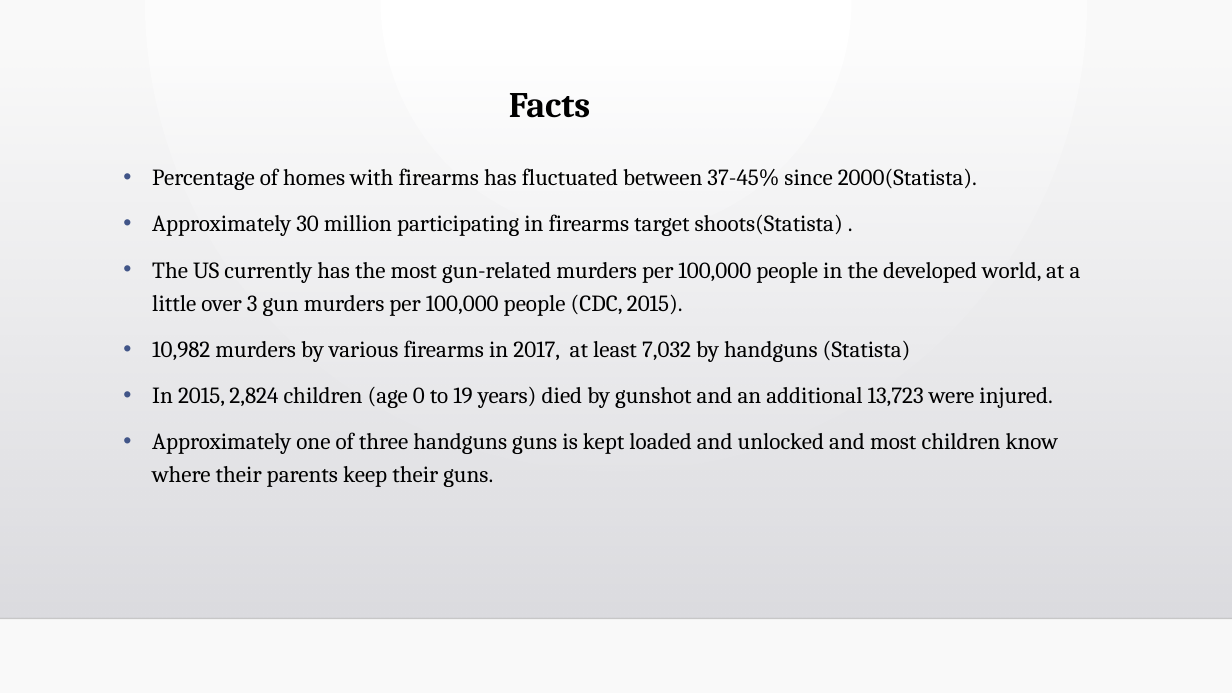
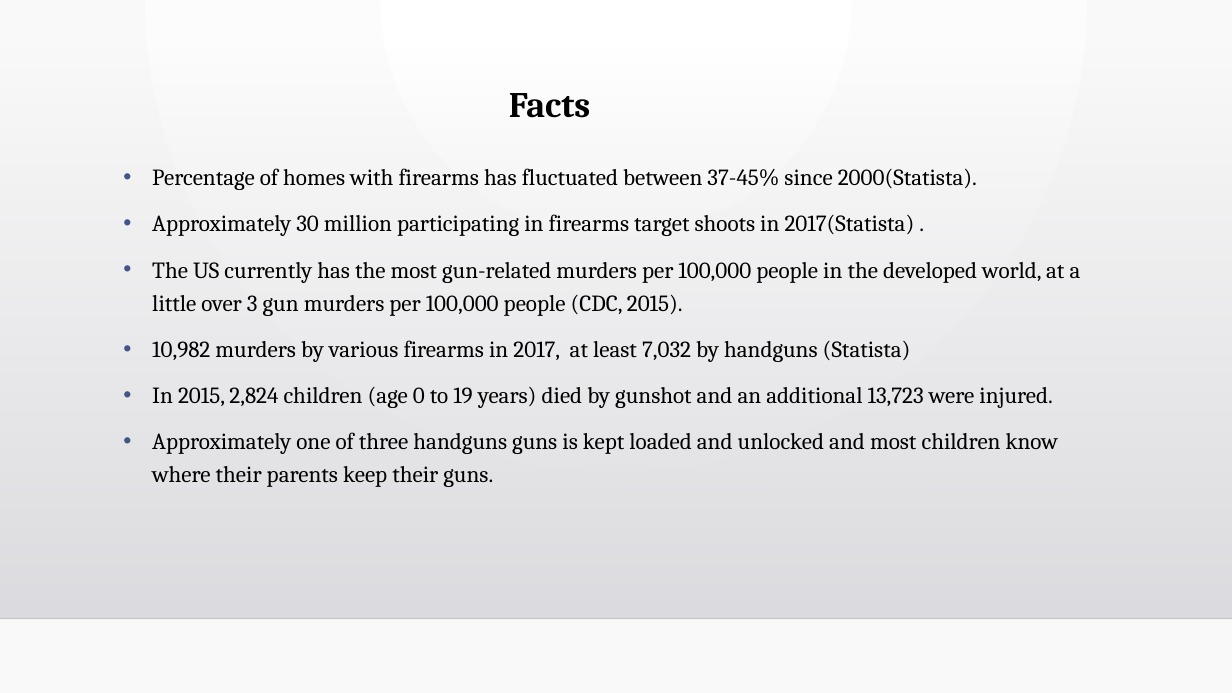
Before and after one commit to vabigdatamover/dream-team, a slide deck: slide 10 of Firearm Registration correlated to state_0725.pptx. Drawn at 1232x693 pixels with LibreOffice and Linux fonts; fonts in the diff are those of the drawing; background and template pictures are left out. Boxes give left, top, right and bottom in pixels: in the first picture for what was removed or moved away, otherwise in the second. Text is boxed around its words. In the diff, an @@ line names an element or a change of style, - is before the commit and + after.

Commit message:
Dream Team Project 1

```diff
--- a/Firearm Registration correlated to state_0725.pptx
+++ b/Firearm Registration correlated to state_0725.pptx
@@ text at bbox=[152, 214, 915, 236]: text changed @@
-• Approximately 30 million participating in firearms target shoots(Statista) .
+• Approximately 30 million participating in firearms target shoots in 2017(Statista) .
```
